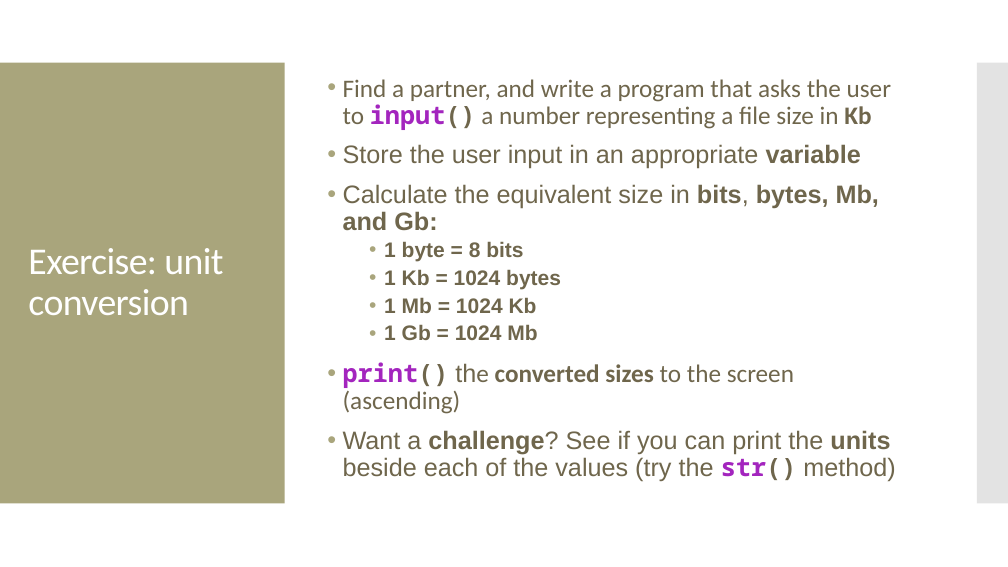
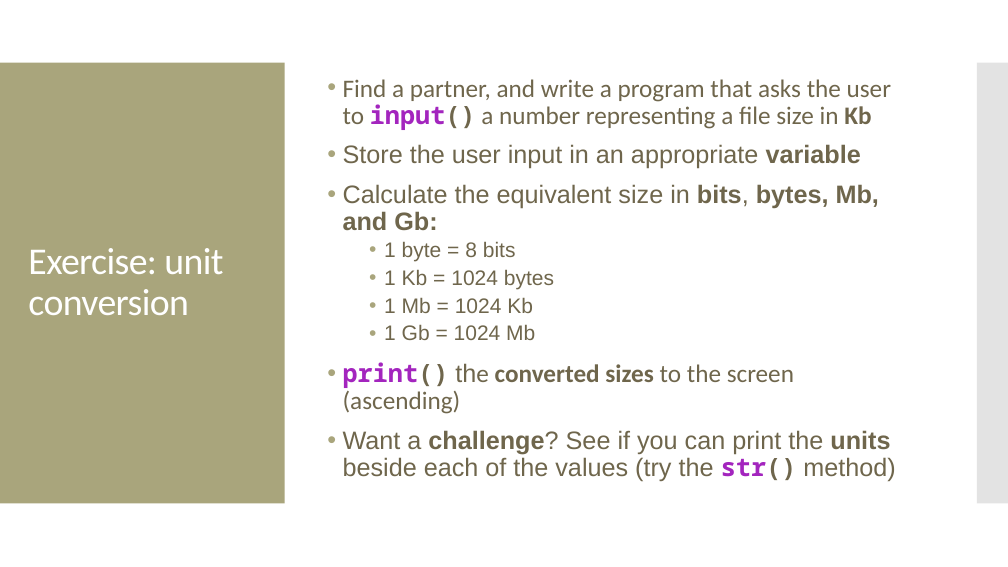
Before and after one commit to amosca01/CAIS117-S24, a slide deck: slide 23 of slides/06-numbers.pptx. Drawn at 1008x567 pixels with LibreOffice and Linux fonts; fonts in the diff are those of the drawing. Boxes give left, top, right and bottom in pixels: in the first picture for what was removed or moved away, otherwise in the second. Text is boxed around its words. In the diff, an @@ line names an element or a change of style, - is before the commit and + after.

```diff
--- a/slides/06-numbers.pptx
+++ b/slides/06-numbers.pptx
@@ text at [384, 241, 554, 340]: bold off in "1 byte = 8 bits", "1 Kb = 1024 bytes", "1 Mb = 1024 Kb", "1 Gb = 1024 Mb" @@
```
Also in this commit, not shown: 1 other slide changed, 22 other files.
